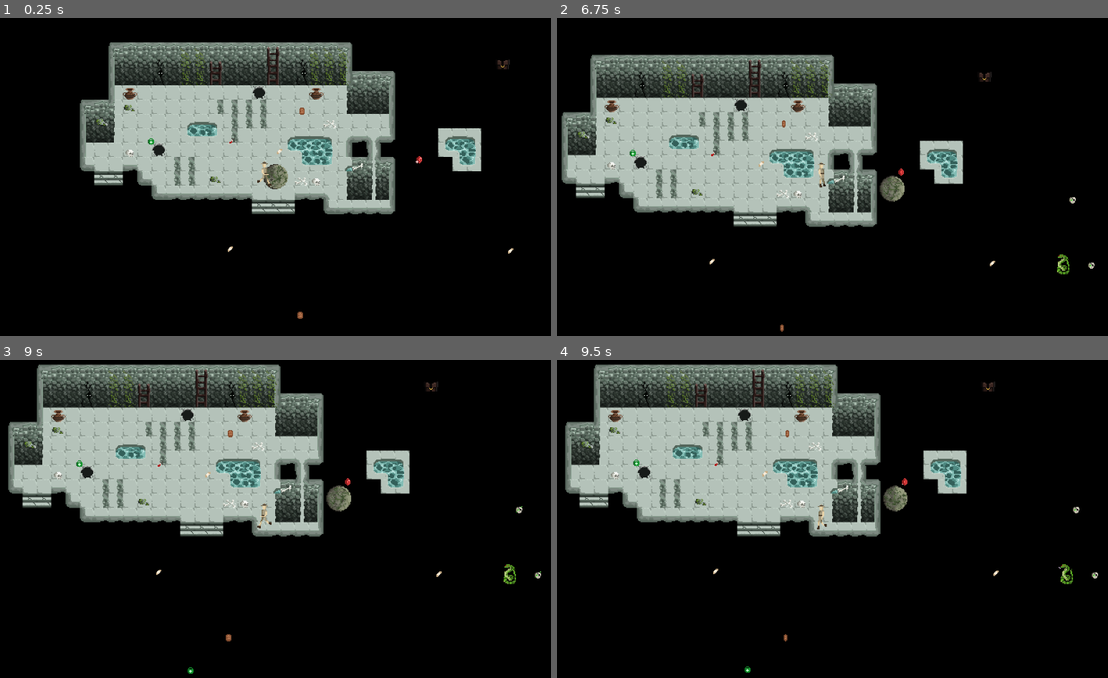
Above: before the commit, frames 1-4 (two rows, left to right).
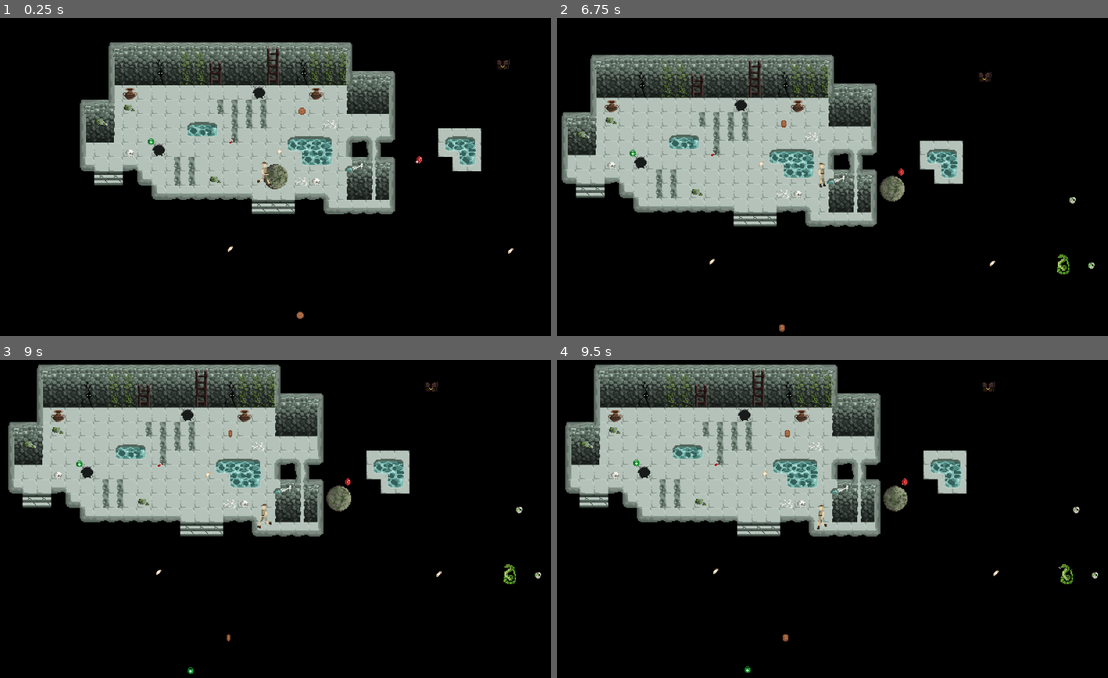
Above: after the commit, the same moments.

Repository: mirogon/Archaeology
Game: Godot game, scene res://Scenes/TileTest.tscn
The game is run twice, just before and just after one commit, with the same random seed, the same clock (stepped at 60 frames per second) and the same inputs. This scene is started directly instead of the project's main scene.
Inputs (mouse positions are in pixels of both pictures, inside the frame that each line leads up to):
- Up to frame 1 (0.25 s): no input
- Up to frame 2 (6.75 s): move the mouse to (793, 240) at 0.52 s; hold Up (ui_up) 0.53-2.03 s; tap F (action, bound only after the commit) every 0.75 s from 0.6 to 6.6 s; click (793, 240) at 0.67 s; move the mouse to (992, 224) at 1.27 s; move the mouse to (650, 126) at 2.02 s; hold Left (ui_left) 2.03-3.53 s; move the mouse to (849, 173) at 2.77 s; click (849, 173) at 2.92 s; move the mouse to (733, 94) at 3.52 s; hold Down (ui_down) 3.53-4.28 s; move the mouse to (948, 157) at 4.27 s; hold Right (ui_right) 4.28-5.03 s; move the mouse to (705, 189) at 5.02 s; hold Up (ui_up) 5.03-5.78 s; click (705, 189) at 5.17 s; move the mouse to (876, 103) at 5.77 s; hold Right (ui_right) from 5.78 s (still down); move the mouse to (793, 240) at 6.52 s
- Up to frame 3 (9 s): move the mouse to (435, 566) at 7.27 s; tap F (action, bound only after the commit) at 7.35, 8.1, 8.85 s; click (435, 566) at 7.42 s; move the mouse to (93, 468) at 8.02 s; release Right (ui_right) at 8.03 s; hold Down (ui_down) 8.03-8.78 s; move the mouse to (292, 515) at 8.77 s; hold Left (ui_left) from 8.78 s (still down)
- Up to frame 4 (9.5 s): keep holding Left (ui_left)

The runs differ from the first frame. In frame 1, less than 0.1% of the frame differs, in the area x 53-56%, y 28-95%; in frame 2, less than 0.1%, in the area x 40-98%, y 32-99%; in frame 3, less than 0.1%; in frame 4, less than 0.1%.
Error in both runs: Attempt to call function 'get_node' in base 'null instance' on a null instance. (res://Scripts/Enemy.gd:18)

Commit message:
TreasureChest acts like a TreasureChest now :D

Diff:
--- a/Scenes/Coin.tscn
+++ b/Scenes/Coin.tscn
@@ -3,8 +3,8 @@
 [ext_resource path="res://Asstes/Items/Coin.png" type="Texture" id=1]
 [ext_resource path="res://Scripts/TreasurePickup.gd" type="Script" id=2]
 
-[sub_resource type="CircleShape2D" id=1]
-radius = 3.0
+[sub_resource type="RectangleShape2D" id=9]
+extents = Vector2( 3, 4 )
 
 [sub_resource type="AtlasTexture" id=2]
 atlas = ExtResource( 1 )
@@ -43,10 +43,10 @@
 treasure_value = 1
 
 [node name="CollisionShape2D" type="CollisionShape2D" parent="."]
-shape = SubResource( 1 )
+shape = SubResource( 9 )
 
 [node name="AnimatedSprite" type="AnimatedSprite" parent="."]
 frames = SubResource( 8 )
 animation = "coin"
-frame = 4
+frame = 5
 playing = true
--- /dev/null
+++ b/Scenes/ItemSpawnMovement.tscn
@@ -0,0 +1,13 @@
+[gd_scene load_steps=2 format=2]
+
+[ext_resource path="res://Scripts/ItemSpawnMovement.gd" type="Script" id=1]
+
+[node name="ItemSpawnMovement" type="Node"]
+script = ExtResource( 1 )
+
+[node name="Timer" type="Timer" parent="."]
+wait_time = 0.3
+one_shot = true
+autostart = true
+
+[connection signal="timeout" from="Timer" to="." method="_on_Timer_timeout"]
--- a/Scenes/Player.tscn
+++ b/Scenes/Player.tscn
@@ -125,7 +125,7 @@
 [node name="AnimatedSprite" type="AnimatedSprite" parent="."]
 frames = SubResource( 26 )
 animation = "Walk_Right"
-frame = 4
+frame = 2
 playing = true
 
 [node name="HealthSystem" parent="." instance=ExtResource( 3 )]
--- a/Scenes/Room.tscn
+++ b/Scenes/Room.tscn
@@ -9,8 +9,9 @@
 [ext_resource path="res://Scenes/Bandage.tscn" type="PackedScene" id=7]
 [ext_resource path="res://Scenes/Snake.tscn" type="PackedScene" id=8]
 [ext_resource path="res://Scenes/Scarab.tscn" type="PackedScene" id=9]
-[ext_resource path="res://Scenes/treasure_skull.tscn" type="PackedScene" id=10]
+[ext_resource path="res://Scenes/TreasureSkull.tscn" type="PackedScene" id=10]
 [ext_resource path="res://Scenes/TreasureChest.tscn" type="PackedScene" id=11]
+[ext_resource path="res://Scenes/ItemSpawnMovement.tscn" type="PackedScene" id=12]
 
 [sub_resource type="ConvexPolygonShape2D" id=47]
 points = PoolVector2Array( 12, 8, 4, 8, 4, 4, 12, 4 )
@@ -856,3 +857,5 @@
 
 [node name="Chest" parent="." instance=ExtResource( 11 )]
 position = Vector2( -216, -169 )
+item_spawn_movement = ExtResource( 12 )
+coin_scene = ExtResource( 4 )
--- a/Scenes/treasure_skull.tscn
+++ b/Scenes/TreasureSkull.tscn
@@ -43,5 +43,5 @@
 
 [node name="AnimatedSprite" type="AnimatedSprite" parent="."]
 frames = SubResource( 7 )
-frame = 8
+frame = 2
 playing = true
--- /dev/null
+++ b/Scripts/ItemSpawnMovement.gd
@@ -0,0 +1,21 @@
+extends Node
+
+export var start_speed = 100
+
+var random_dir: Vector2
+
+# Called when the node enters the scene tree for the first time.
+func _ready():
+	random_dir.y = 1
+	random_dir.x = rand_range(-1, 1)
+	get_parent().get_node("CollisionShape2D").disabled = true
+
+
+# Called every frame. 'delta' is the elapsed time since the previous frame.
+func _process(delta):
+	get_parent().position += random_dir * start_speed * delta
+
+
+func _on_Timer_timeout():
+	get_parent().get_node("CollisionShape2D").disabled = false
+	self.queue_free()
--- a/Scripts/Player.gd
+++ b/Scripts/Player.gd
@@ -92,7 +92,7 @@
 	throw_healing_projectile()
 	time += delta
 
-	if Input.is_key_pressed(KEY_F):
+	if Input.is_action_just_pressed("action"):
 		if near_chest:
 			near_chest.open_chest()
 			near_chest = null
--- a/Scripts/TreasureChest.gd
+++ b/Scripts/TreasureChest.gd
@@ -1,6 +1,10 @@
 extends Area2D
 
 class_name TreasureChest
+
+export var item_spawn_movement: PackedScene
+export var coin_scene: PackedScene
+export var max_spawns = 6
 
 var open = false
 
@@ -12,5 +16,15 @@
 		return
 	$AnimatedSprite.play("Chest_Open")
 	open = true
+	spawn_items()
+
+func spawn_items():
+	var num_items = (randi() % max_spawns) + 1
+	for i in range(num_items):
+		var coin = coin_scene.instance()
+		coin.add_child(item_spawn_movement.instance())
+		coin.position = position
+		get_parent().get_node("Pickups").add_child(coin)
+
 #func _process(delta):
 #	pass
--- a/project.godot
+++ b/project.godot
@@ -115,6 +115,11 @@
 , Object(InputEventKey,"resource_local_to_scene":false,"resource_name":"","device":0,"alt":false,"shift":false,"control":false,"meta":false,"command":false,"pressed":false,"scancode":0,"physical_scancode":83,"unicode":0,"echo":false,"script":null)
  ]
 }
+action={
+"deadzone": 0.5,
+"events": [ Object(InputEventKey,"resource_local_to_scene":false,"resource_name":"","device":0,"alt":false,"shift":false,"control":false,"meta":false,"command":false,"pressed":false,"scancode":0,"physical_scancode":70,"unicode":0,"echo":false,"script":null)
+ ]
+}
 
 [physics]
 
Not shown: 1 places in Scenes/Room.tscn that only renumber resources
